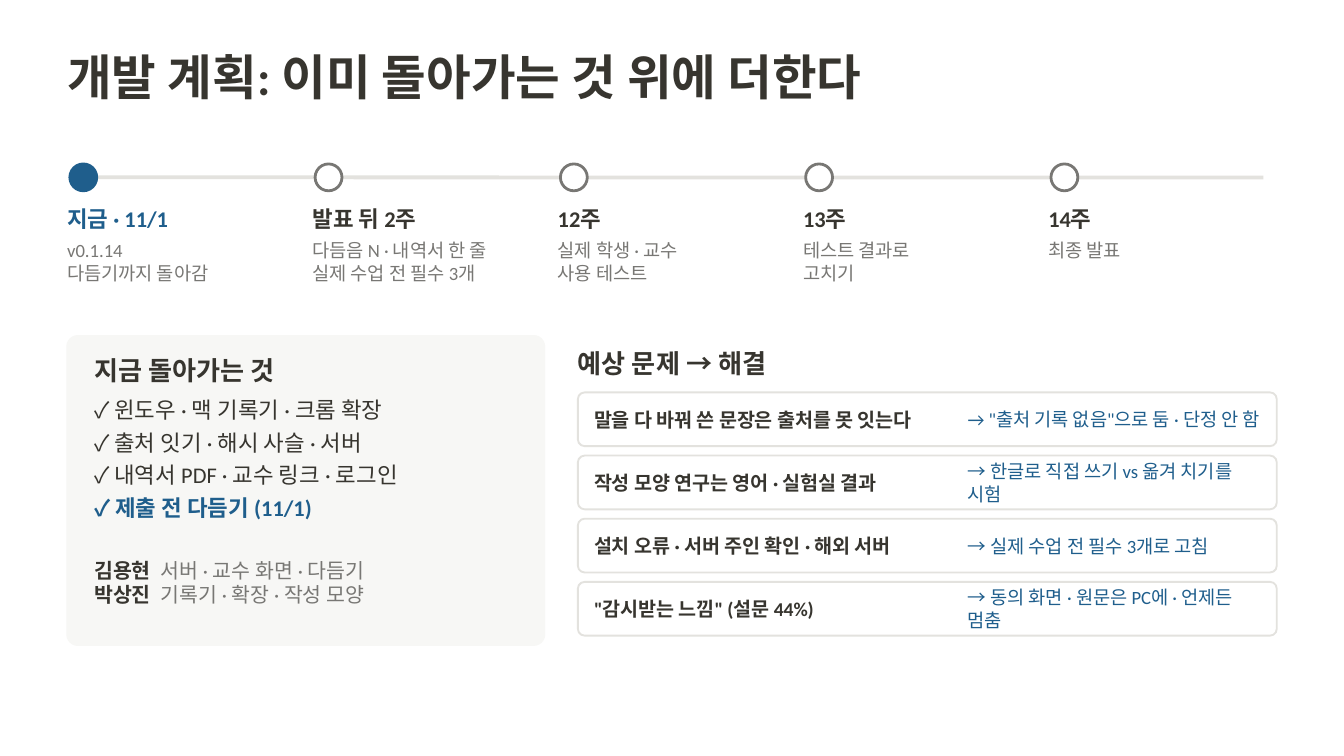
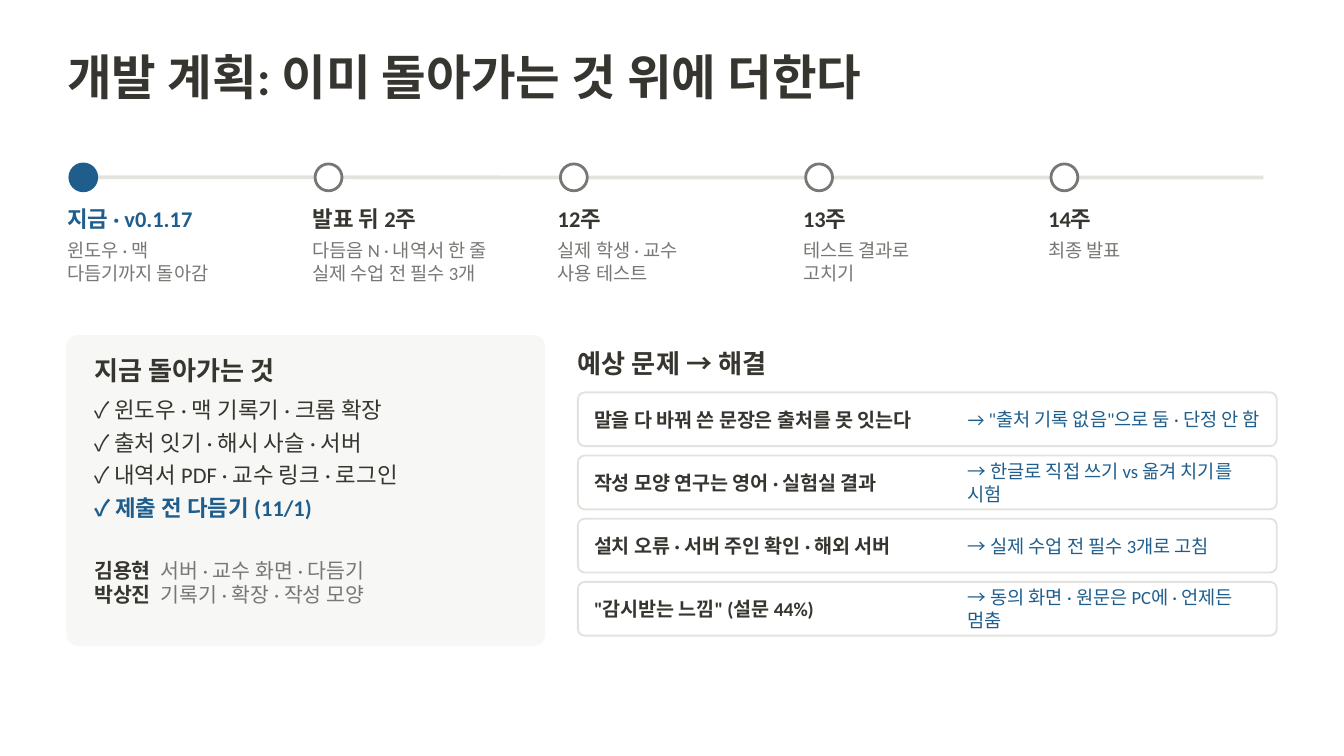
Before and after one commit to 20233014-KYH/trace, a slide deck: slide 6 of deck/중간발표_김용현.pptx. Drawn at 1344x756 pixels with LibreOffice and Linux fonts; fonts in the diff are those of the drawing. Boxes give left, top, right and bottom in pixels: in the first picture for what was removed or moved away, otherwise in the second. Text is boxed around its words. In the diff, an @@ line names an element or a change of style, - is before the commit and + after.

```diff
--- a/deck/중간발표_김용현.pptx
+++ b/deck/중간발표_김용현.pptx
@@ text at (67, 208, 192, 229): text changed @@
-지금 · 11/1
+지금 · v0.1.17
@@ text at (67, 241, 148, 259): text changed @@
-v0.1.14
+윈도우 · 맥
```
Also in this commit, not shown: 1 other file.
